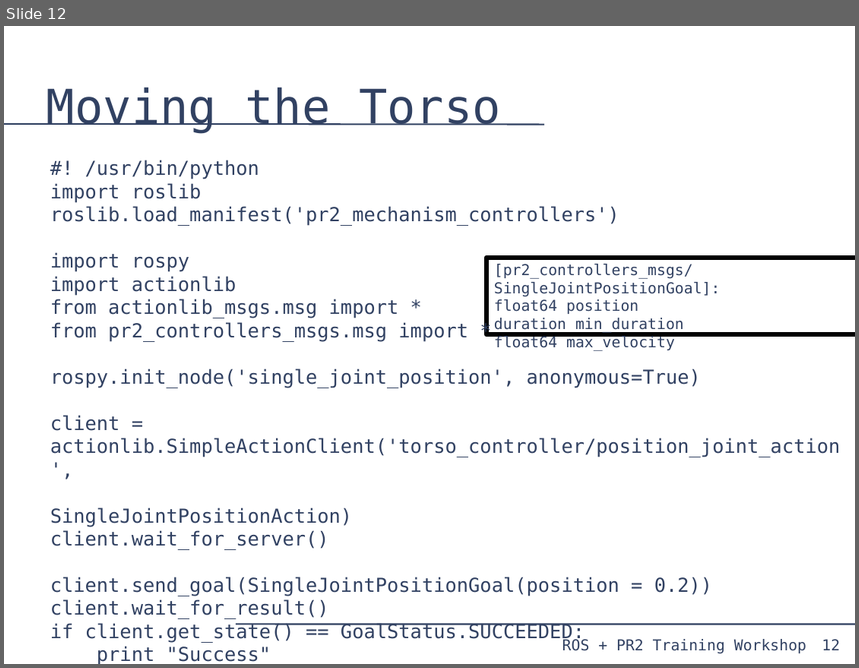
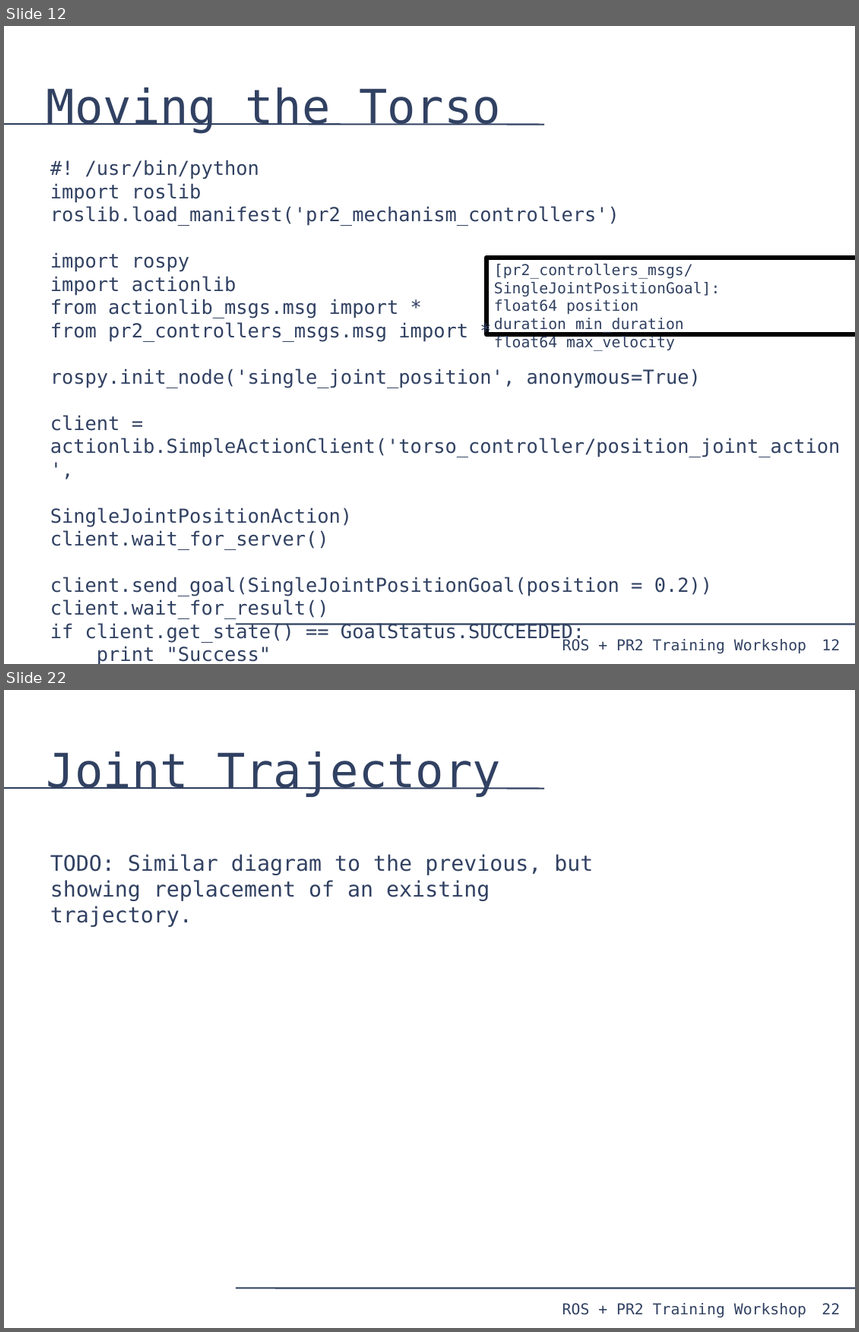
Before and after one commit to PR2/pr2_docs, a slide deck: pr2_training_workshop/moving_mechanism/slides.odp. Shown one above the other, each under a label of ours: slide 12 before the commit, slides 12 and 22 after it; the slides between them are not shown. The pictures are 859x668 and 859x1332 pixels, drawn with LibreOffice and Linux fonts; fonts in the diff are those of the drawing. Boxes give left, top, right and bottom in pixels: in the first picture for what was removed or moved away, otherwise in the second. Text is boxed around its words. In the diff, an @@ line names an element or a change of style, - is before the commit and + after.

```diff
--- a/pr2_training_workshop/moving_mechanism/slides.odp
+++ b/pr2_training_workshop/moving_mechanism/slides.odp
@@ slide 22 added at [4, 690, 855, 1328], background #FFFFFF; not listed: 4 template elements that a slide beside it also shows @@
@@ title added at [47, 752, 501, 797], 44 pt, text #314162 @@
+Joint Trajectory
@@ text added at [50, 854, 593, 927], 20 pt, text #314162 @@
+TODO: Similar diagram to the previous, but showing replacement of an existing trajectory.
```
Also in this commit, not shown: 10 other slides added.
